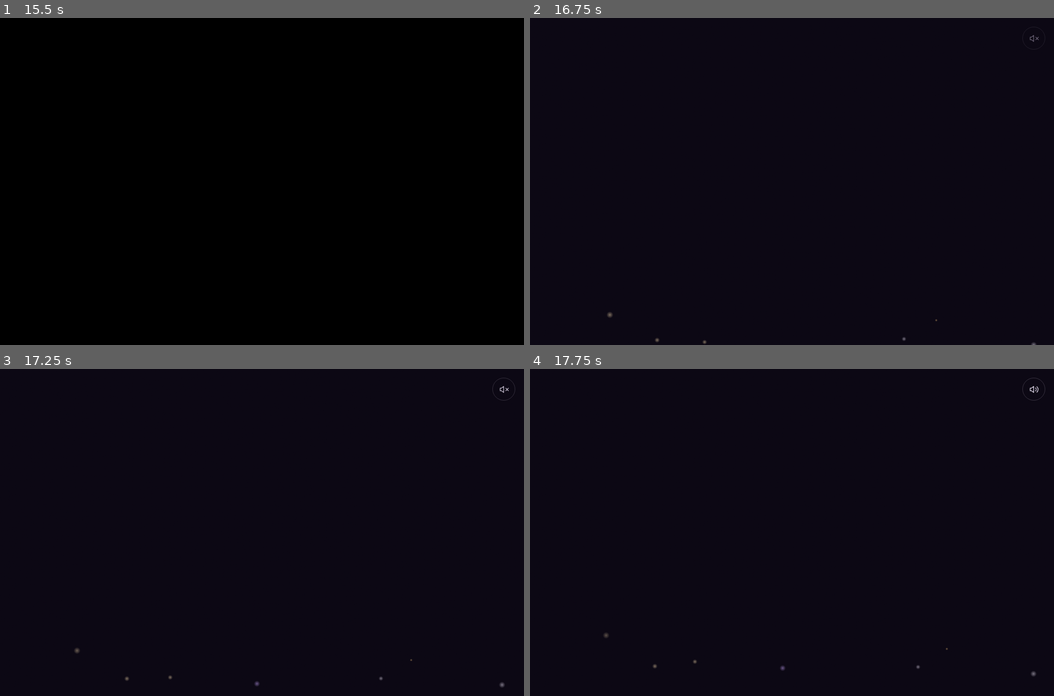
Above: before the commit, frames 1-4 (two rows, left to right).
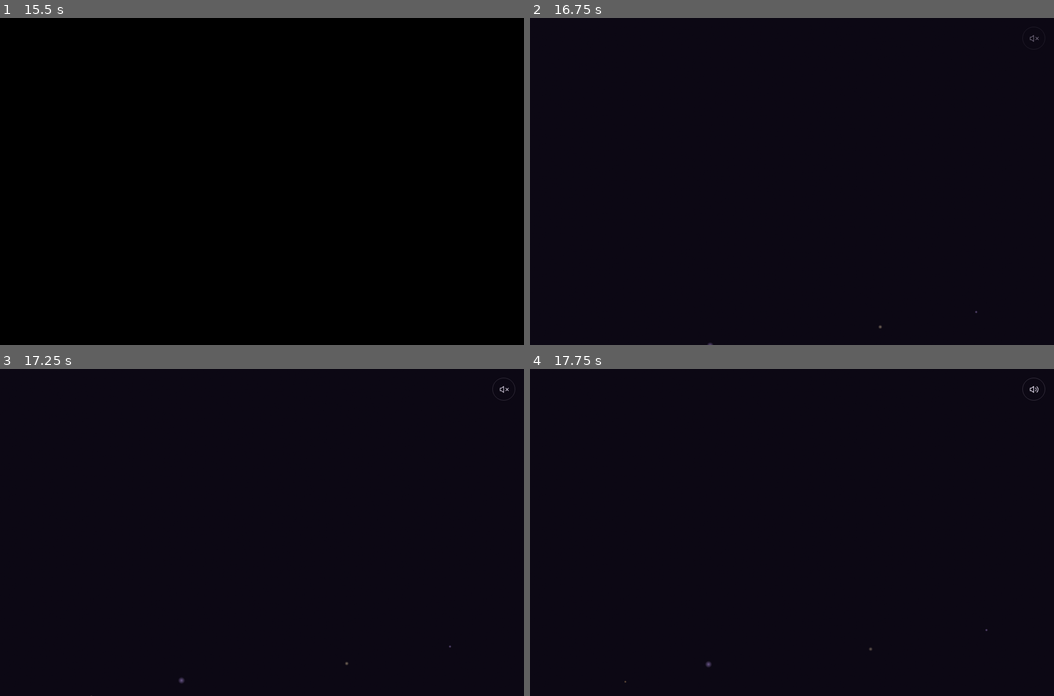
Above: after the commit, the same moments.

Repository: Z0TH729/jogodidatico3
Game: browser game, page index.html
The game is run twice, just before and just after one commit, with the same random seed, the same clock (stepped at 60 frames per second) and the same inputs.
Inputs (mouse positions are in pixels of both pictures, inside the frame that each line leads up to):
- Up to frame 1 (15.5 s): move the mouse to (262, 214) at 1.07 s; click (262, 132) at 1.17 s; click "Recarregar página" at 1.67 s; move the mouse to (157, 148) at 2.07 s; click (262, 217) at 2.17 s; click (262, 243) at 2.67 s; move the mouse to (366, 132) at 3.07 s; click (262, 217) at 3.17 s; click (262, 178) at 3.67 s; move the mouse to (340, 246) at 4.07 s; move the mouse to (131, 263) at 5.07 s; move the mouse to (262, 116) at 6.07 s; move the mouse to (419, 197) at 7.07 s; move the mouse to (104, 181) at 8.07 s; move the mouse to (209, 295) at 9.07 s; move the mouse to (314, 67) at 10.07 s; move the mouse to (262, 214) at 11.07 s; move the mouse to (157, 148) at 12.07 s; move the mouse to (366, 132) at 13.07 s; click "Ainda estou aprendendo a sent…" at 13.17 s; click "Sinto, sim." at 13.67 s; move the mouse to (340, 246) at 14.07 s; move the mouse to (131, 263) at 15.07 s
- Up to frame 2 (16.75 s): move the mouse to (792, 116) at 16.07 s; click "Pausar ou retomar a música" at 16.67 s
- Up to frame 3 (17.25 s): move the mouse to (419, 548) at 17.07 s; click "Pausar ou retomar a música" at 17.17 s
- Up to frame 4 (17.75 s): click "Pausar ou retomar a música" at 17.67 s

Frame 1 is identical in both runs. In frame 2, less than 0.1% of the frame differs, in the area x 14-97%, y 89-100%; in frame 3, less than 0.1%, in the area x 14-97%, y 84-100%; in frame 4, less than 0.1%.

Commit message:
Atualiza cache ao abrir o jogo

Diff:
--- a/index.html
+++ b/index.html
@@ -227,6 +227,36 @@
   #s404.crt{animation-duration:.01s}
 }
 </style>
+
+<script>
+/* Atualização de cache a cada abertura da página. */
+(() => {
+  const url = new URL(location.href);
+  if (!url.searchParams.has("_zoth_cache")) {
+    url.searchParams.set("_zoth_cache", Date.now().toString());
+    location.replace(url.href);
+    return;
+  }
+
+  const refreshLocalAssets = () => {
+    const version = Date.now().toString();
+    document.querySelectorAll("img[src], audio[src], source[src], video[src]").forEach(el => {
+      const raw = el.getAttribute("src");
+      if (!raw || /^(data:|https?:\/\/)/i.test(raw)) return;
+      const asset = new URL(raw, location.href);
+      asset.searchParams.set("_zoth_cache", version);
+      el.setAttribute("src", asset.href);
+    });
+  };
+
+  if (document.readyState === "loading") {
+    document.addEventListener("DOMContentLoaded", refreshLocalAssets, { once: true });
+  } else {
+    refreshLocalAssets();
+  }
+})();
+</script>
+
 </head>
 <body>
 
